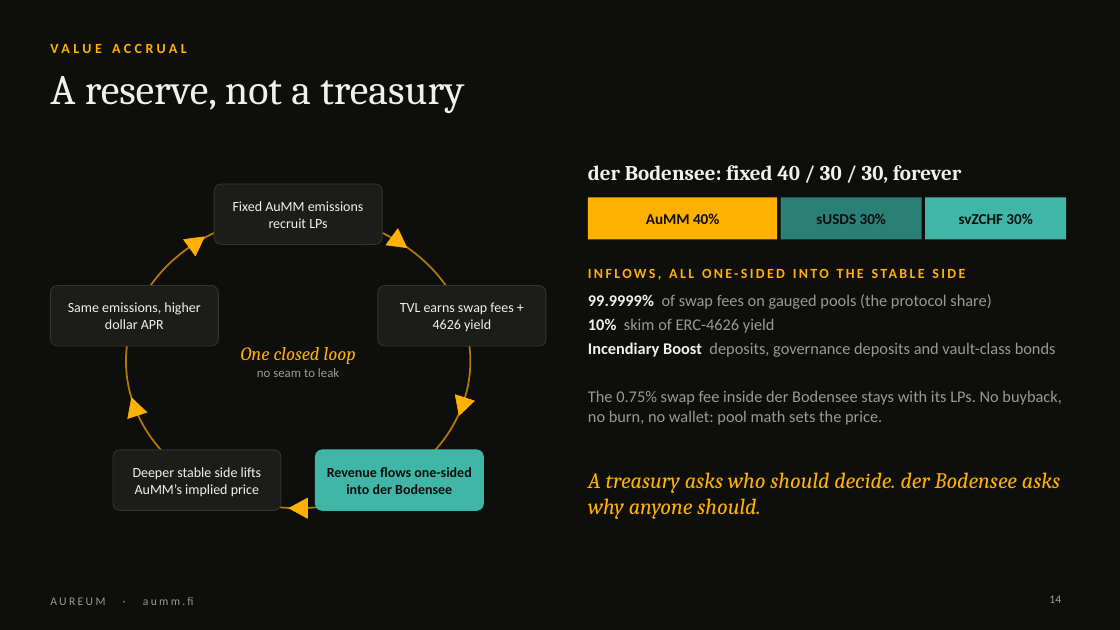
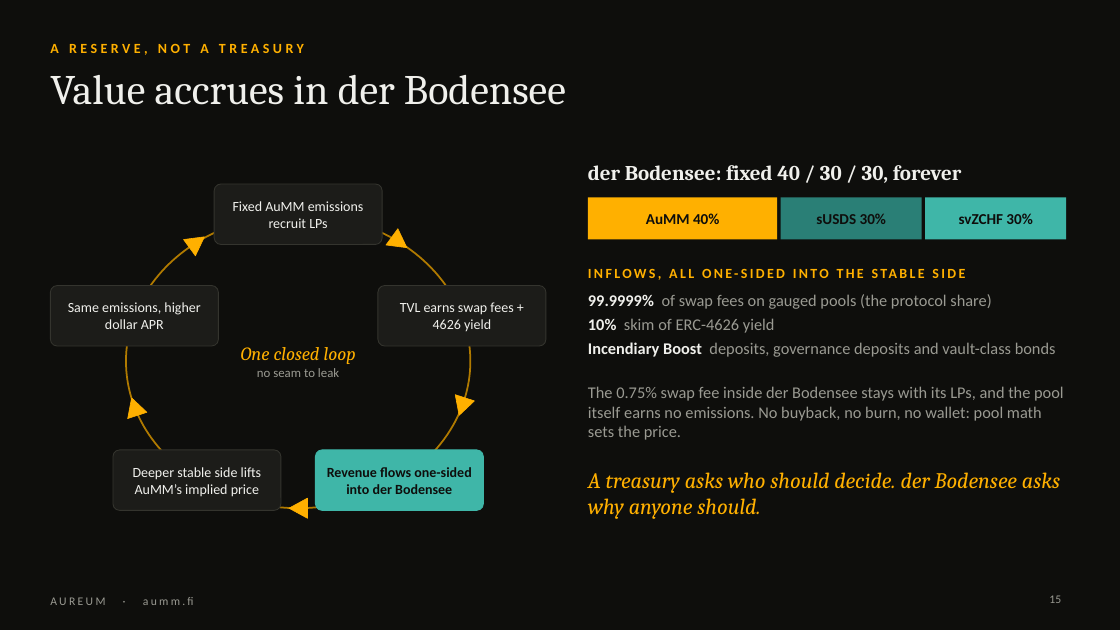
Before and after one commit to aummfi-bit/aumm-site, a slide deck: slide 15 of decks/Aureum_Intro_Nevin.pptx (slide 14 before the commit). Drawn at 1120x630 pixels with LibreOffice and Linux fonts; fonts in the diff are those of the drawing. Boxes give left, top, right and bottom in pixels: in the first picture for what was removed or moved away, otherwise in the second. Text is boxed around its words. In the diff, an @@ line names an element or a change of style, - is before the commit and + after.

```diff
--- a/decks/Aureum_Intro_Nevin.pptx
+++ b/decks/Aureum_Intro_Nevin.pptx
@@ text at bbox=[50, 44, 304, 55]: text changed @@
-VALUE ACCRUAL
+A RESERVE, NOT A TREASURY
@@ title at bbox=[50, 75, 566, 105]: text changed @@
-A reserve, not a treasury
+Value accrues in der Bodensee
@@ text at bbox=[588, 386, 1064, 440]: text changed @@
-The 0.75% swap fee inside der Bodensee stays with its LPs. No buyback, no burn, no wallet: pool math sets the price.
+The 0.75% swap fee inside der Bodensee stays with its LPs, and the pool itself earns no emissions. No buyback, no burn, no wallet: pool math sets the price.
@@ page number at bbox=[1049, 595, 1061, 603]: text changed @@
-14
+15
```
Also in this commit, not shown: 10 other slides changed, 1 slide added, 1 other file.
